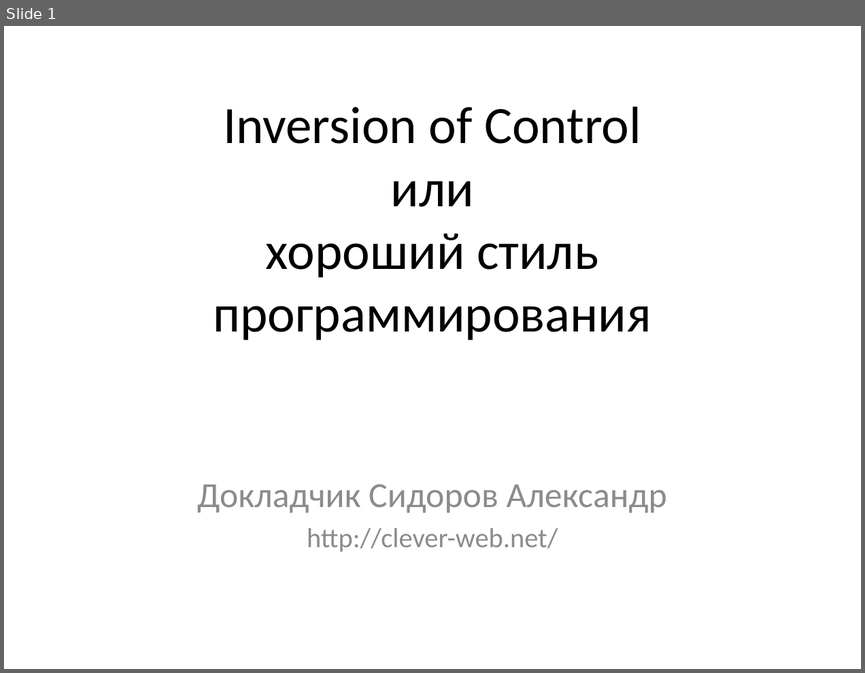
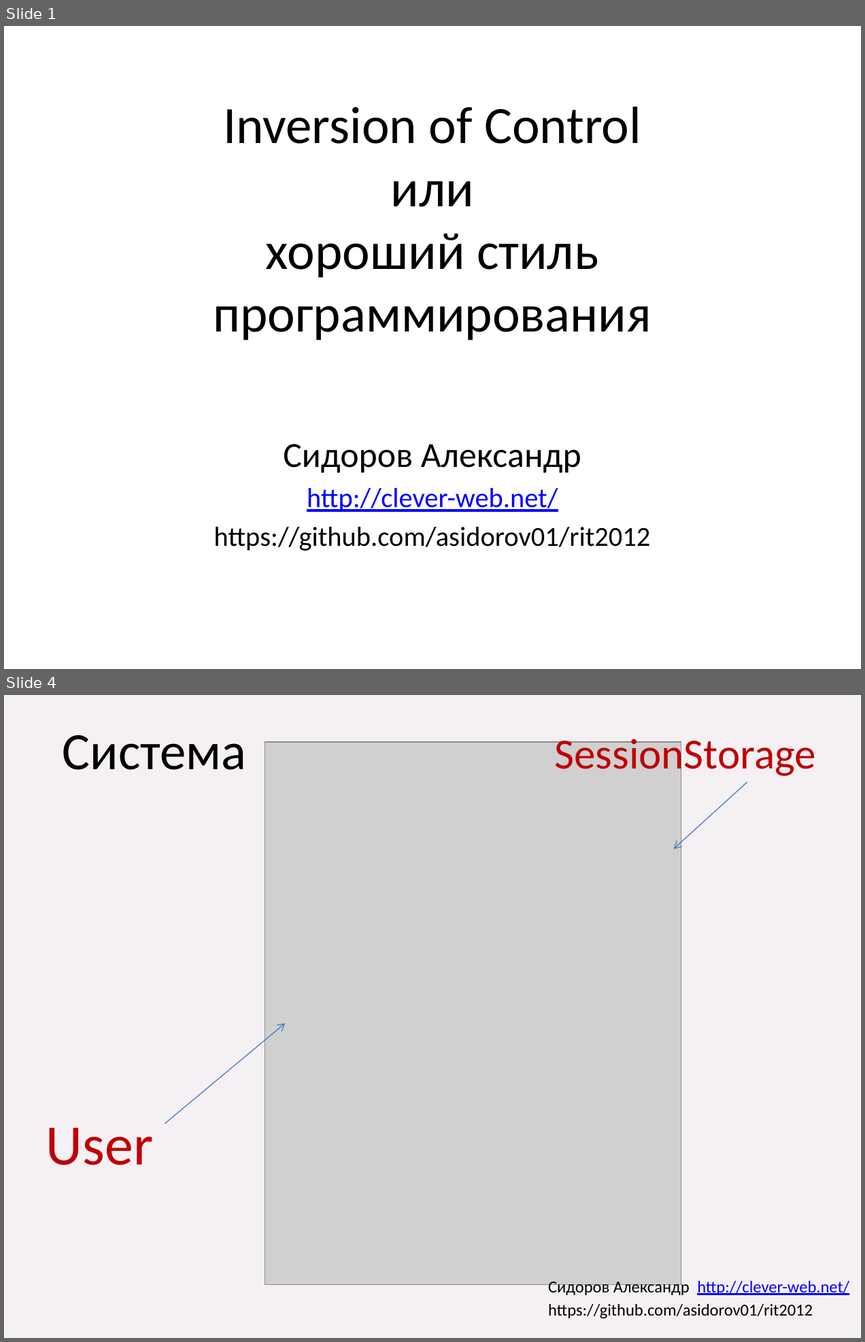
Before and after one commit to asidorov01/rit2012, a slide deck: Inversion of Control.pptx. Shown one above the other, each under a label of ours: slide 1 before the commit, slides 1 and 4 after it; the slides between them are not shown. The pictures are 865x673 and 865x1342 pixels, drawn with LibreOffice and Linux fonts; fonts in the diff are those of the drawing; grey boxes stand for pictures. Boxes give left, top, right and bottom in pixels: in the first picture for what was removed or moved away, otherwise in the second. Text is boxed around its words. In the diff, an @@ line names an element or a change of style, - is before the commit and + after.

```diff
--- a/Inversion of Control.pptx
+++ b/Inversion of Control.pptx
@@ slide 4 added at [4,695,861,1338], background #F5F0F4 @@
@@ title added at [62,735,247,770], 44 pt, text #000000 @@
+Система
@@ picture added at [265,742,681,1285] @@
@@ text added at [555,739,816,779], 36 pt, text #C00000 @@
+SessionStorage
@@ arrow added from (747, 783) to (673, 849), #4B7EBC 0.75 pt @@
@@ arrow added from (164, 1123) to (285, 1023), #4B7EBC 0.75 pt @@
@@ text added at [46,1127,154,1165], 48 pt, text #C00000 @@
+User
@@ text added at [548,1278,849,1319], 14 pt, text #000000 @@
+Сидоров Александр http://clever-web.net/
+https://github.com/asidorov01/rit2012
@@ slide 1 changed as well @@
@@ subtitle "Сидоров Александр": place and size @@
-subtitle "Сидоров Александр" at [197,484,667,552]
+subtitle "Сидоров Александр" at [214,444,651,550]
@@ subtitle at [283,444,581,473]: text changed; text colour #8C8C8C to #000000 @@
-Докладчик Сидоров Александр
+Сидоров Александр
@@ subtitle at [307,488,558,512]: text colour #8C8C8C to #0000FF, underline on in "http://clever-web.net/" @@
@@ subtitle at [214,526,651,550]: paragraph added @@
+https://github.com/asidorov01/rit2012
```
Also in this commit, not shown: 6 other slides changed, 5 other slides added, 2 slides removed, 13 other files.
